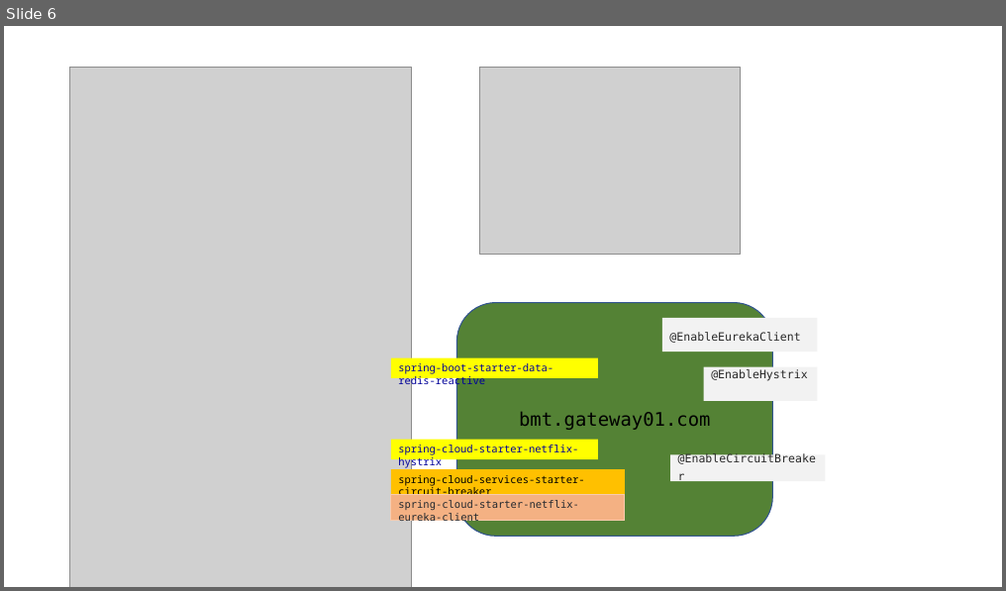
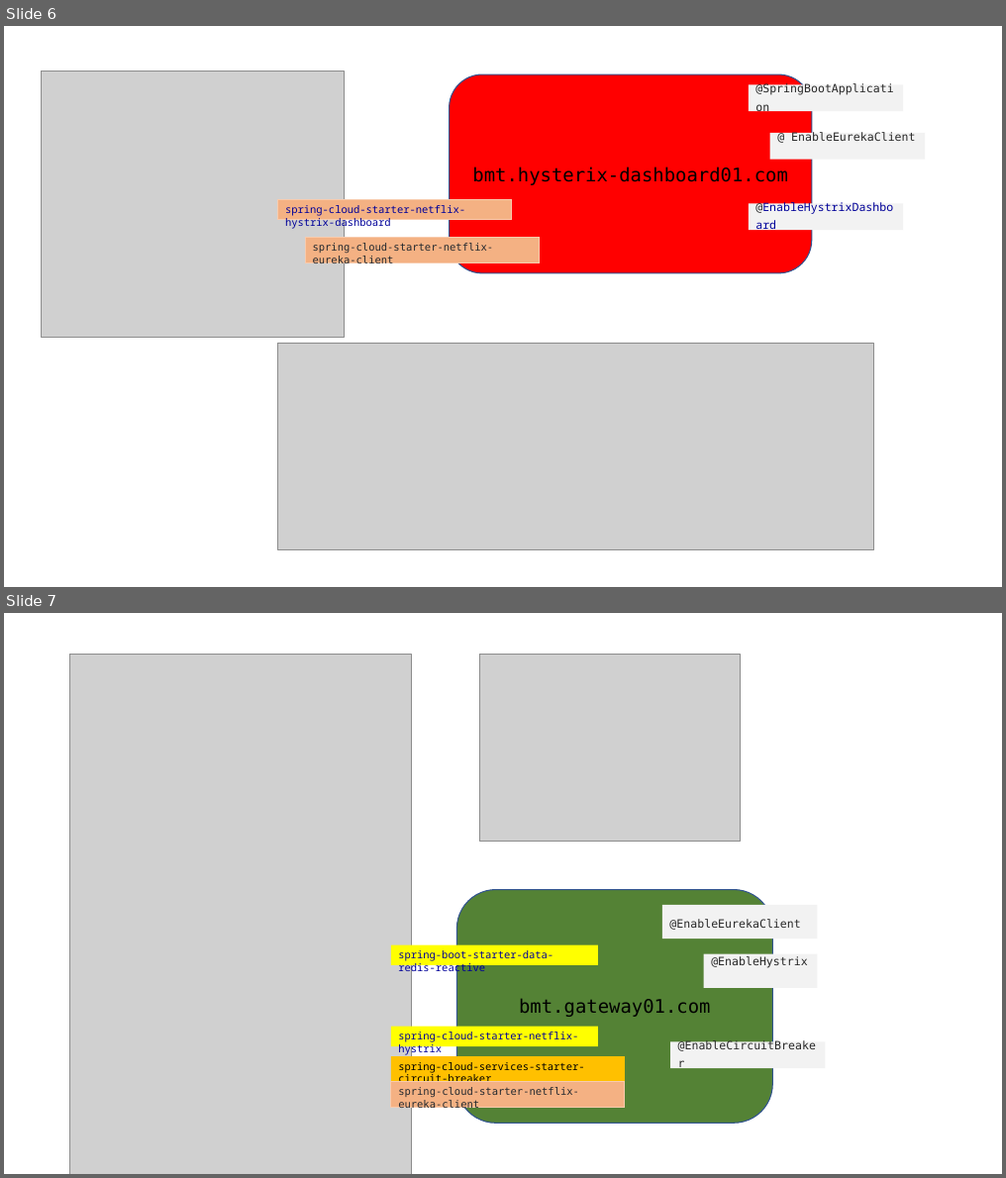
Before and after one commit to rkumar-bengaluru/algoes, a slide deck: src/spring/spring.boot.pptx. Shown one above the other, each under a label of ours: slide 6 before the commit, slides 6 and 7 after it. The pictures are 1006x591 and 1006x1178 pixels, drawn with LibreOffice and Linux fonts; fonts in the diff are those of the drawing; grey boxes stand for pictures. Boxes give left, top, right and bottom in pixels: in the first picture for what was removed or moved away, otherwise in the second. Text is boxed around its words. In the diff, an @@ line names an element or a change of style, - is before the commit and + after.

Commit message:
cloud

```diff
--- a/src/spring/spring.boot.pptx
+++ b/src/spring/spring.boot.pptx
@@ slide 6 added at <box>4,26,1002,587</box>, background #FFFFFF @@
@@ picture added at <box>42,71,344,338</box> @@
@@ group added at <box>278,75,925,274</box>: 5 rectangles, 1 rounded rectangle @@
+bmt.hysterix-dashboard01.com
+spring-cloud-starter-netflix-eureka-client
+@SpringBootApplication
+spring-cloud-starter-netflix-hystrix-dashboard
+@EnableHystrixDashboard
+@ EnableEurekaClient
@@ picture added at <box>278,343,873,550</box> @@
@@ what was slide 6 is now slide 7 @@
```
Also in this commit, not shown: 1 slide changed, 5 other files.
